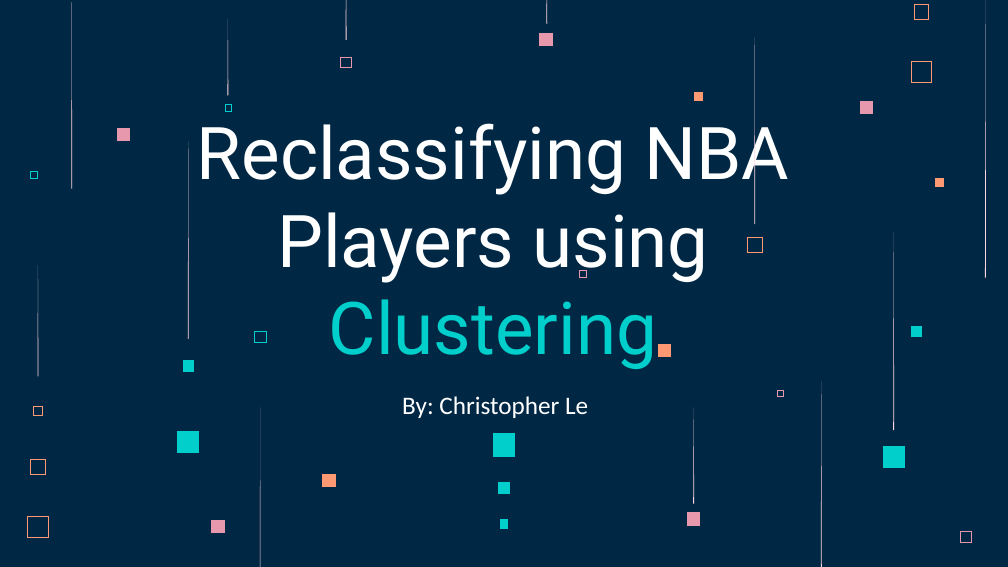
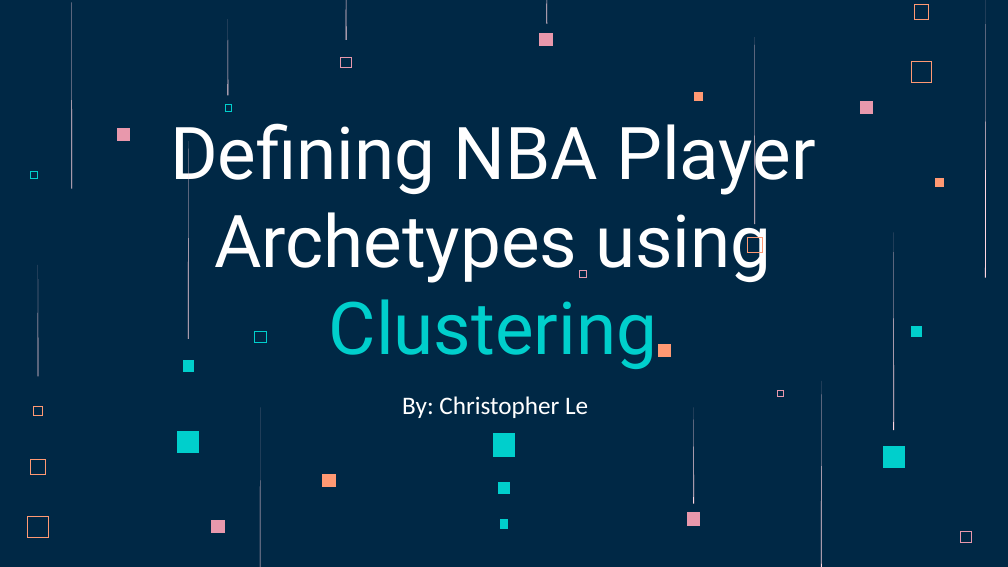
Before and after one commit to chrismle/NBA-Clustering, a slide deck: slide 1 of reports/NBA_Clustering_Presentation.pptx. Drawn at 1008x567 pixels with LibreOffice and Linux fonts; fonts in the diff are those of the drawing. Boxes give left, top, right and bottom in pixels: in the first picture for what was removed or moved away, otherwise in the second. Text is boxed around its words. In the diff, an @@ line names an element or a change of style, - is before the commit and + after.

```diff
--- a/reports/NBA_Clustering_Presentation.pptx
+++ b/reports/NBA_Clustering_Presentation.pptx
@@ title at (170,113,816,369): text changed @@
-Reclassifying NBA Players using Clustering
+Defining NBA Player Archetypes using Clustering
```
Also in this commit, not shown: 4 other slides changed, 1 other file.
